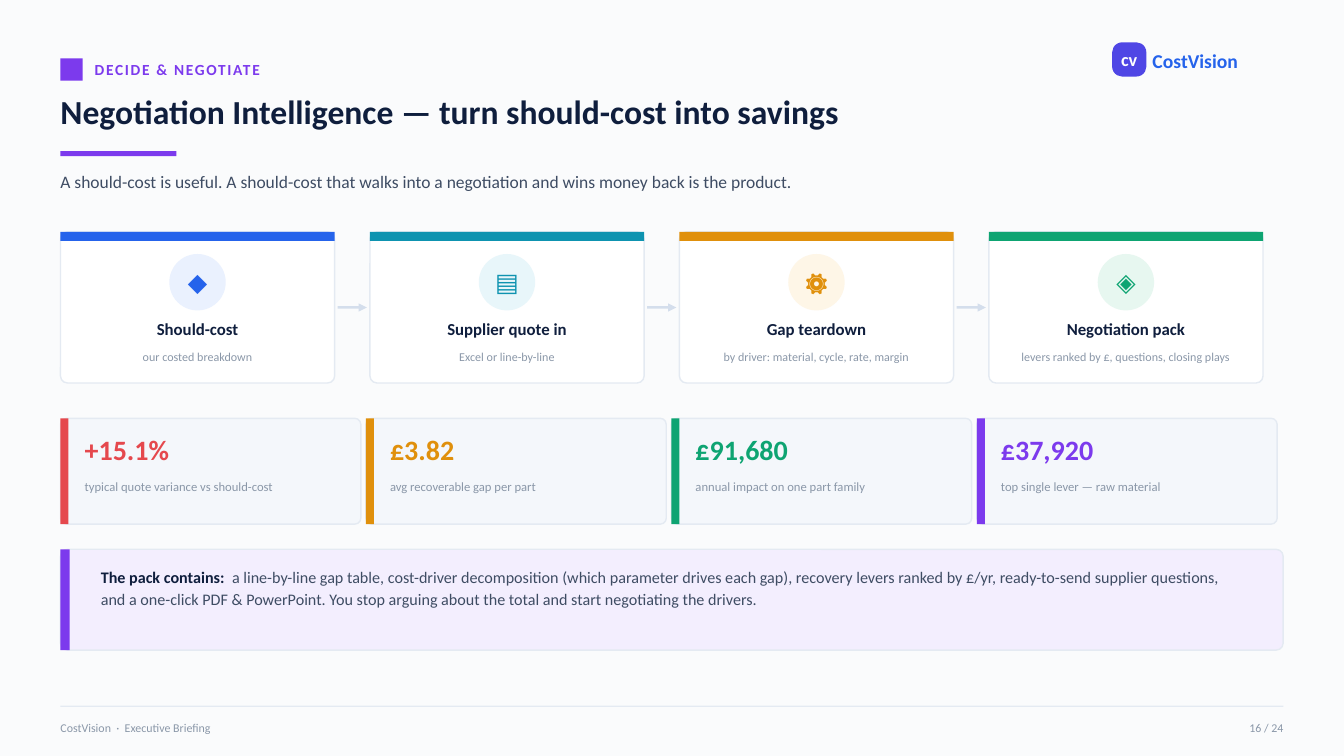
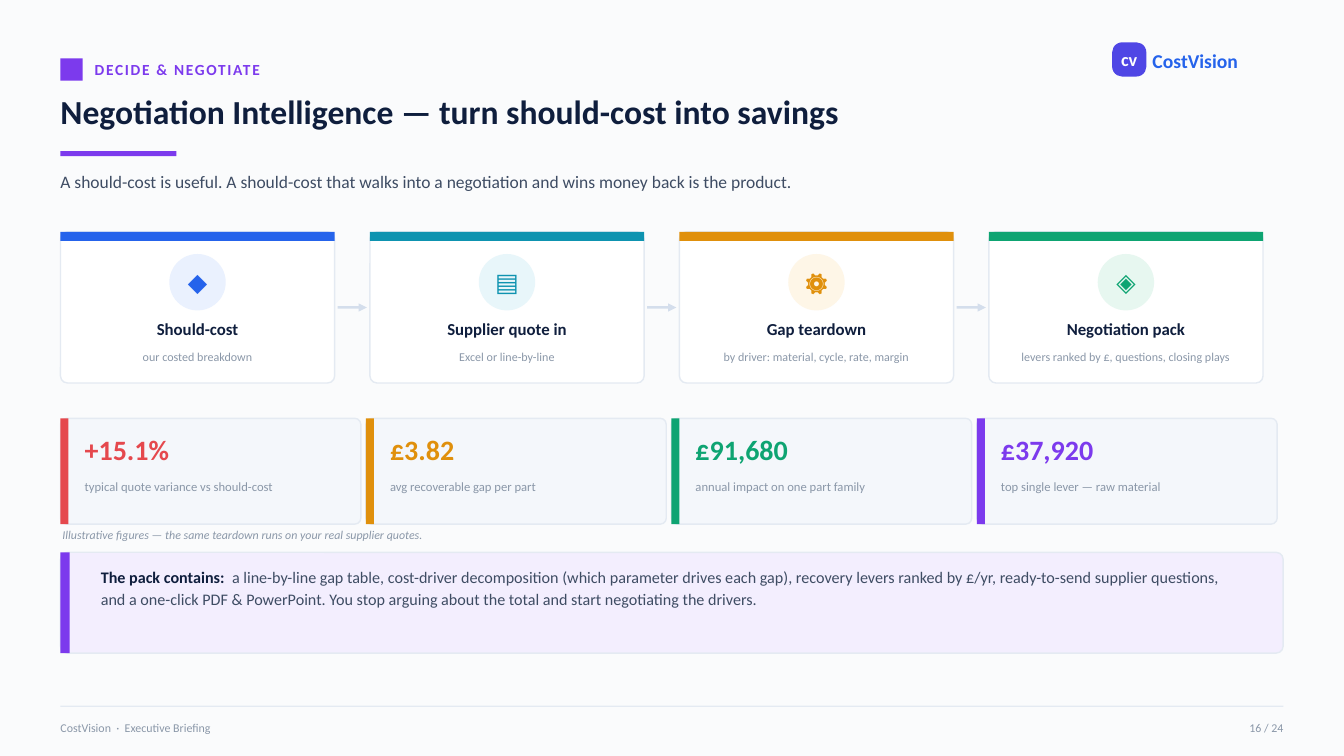
Before and after one commit to bhosaleavinash546/leamington-marathi, a slide deck: slide 16 of CostVision-Platform-Executive-Briefing.pptx. Drawn at 1344x756 pixels with LibreOffice and Linux fonts; fonts in the diff are those of the drawing. Boxes give left, top, right and bottom in pixels: in the first picture for what was removed or moved away, otherwise in the second. Text is boxed around its words. In the diff, an @@ line names an element or a change of style, - is before the commit and + after.

```diff
--- a/CostVision-Platform-Executive-Briefing.pptx
+++ b/CostVision-Platform-Executive-Briefing.pptx
@@ text added at box(62, 531, 423, 541), 8.5 pt, text #8A97A8, italic @@
+Illustrative figures — the same teardown runs on your real supplier quotes.
@@ rounded rectangle: place and size @@
-rounded rectangle at box(60, 549, 1284, 650)
+rounded rectangle at box(60, 553, 1284, 653)
@@ rectangle: place and size @@
-rectangle at box(60, 549, 70, 650)
+rectangle at box(60, 553, 70, 653)
```
Also in this commit, not shown: 5 other slides changed.
